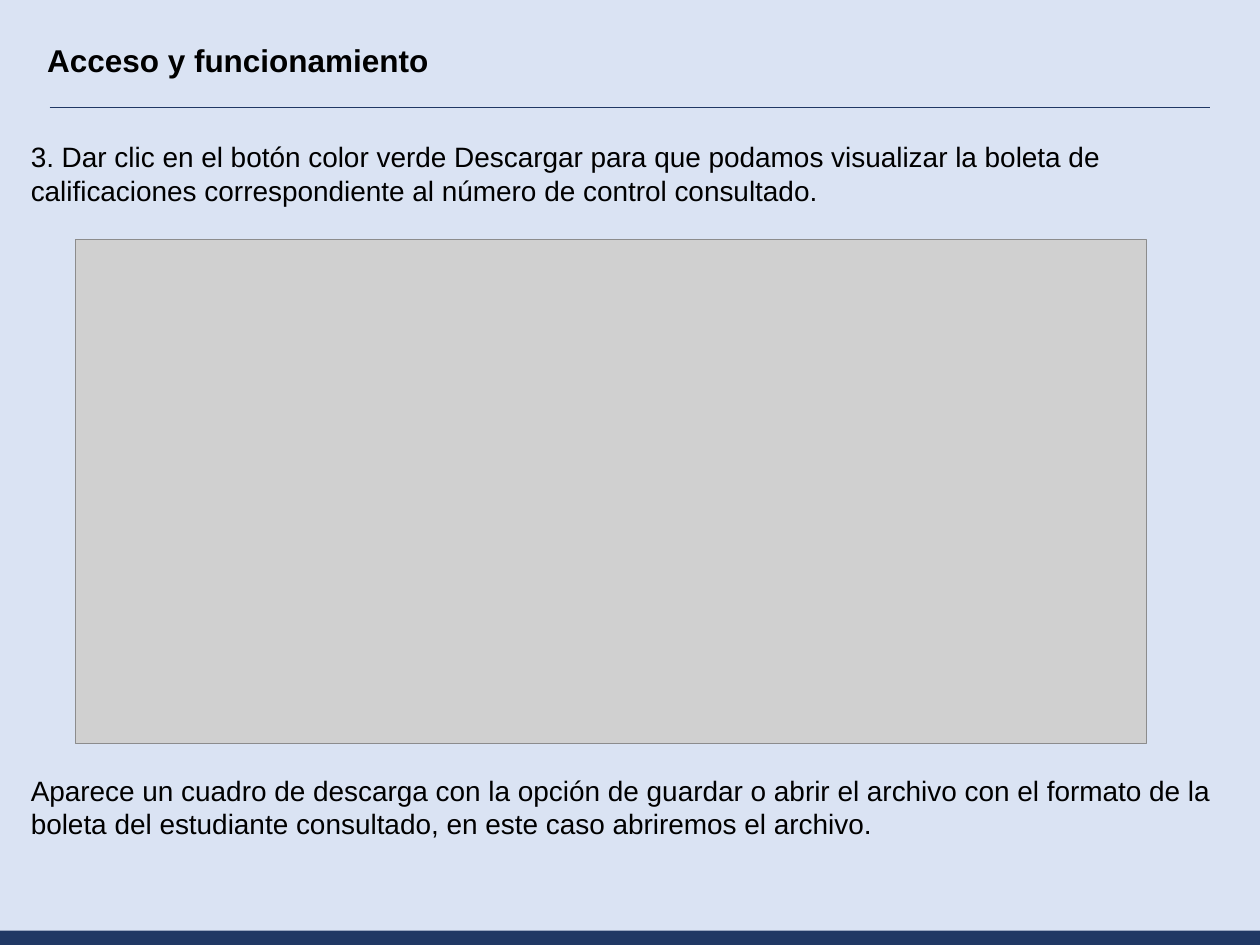
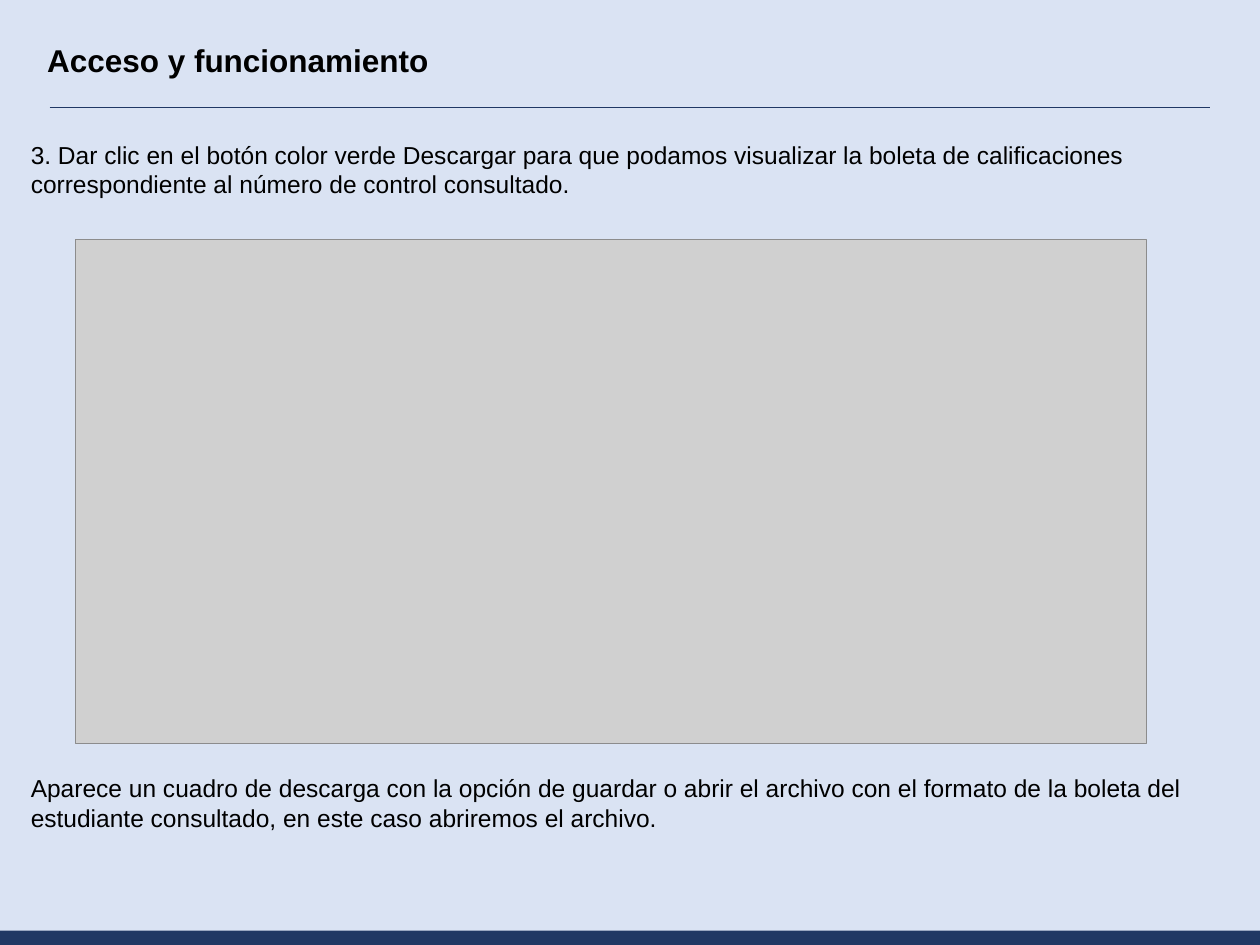
Before and after one commit to jcgalvezocampo1985/ith, a slide deck: slide 19 of web/Configuracion.pptx. Drawn at 1260x945 pixels with LibreOffice and Linux fonts; fonts in the diff are those of the drawing; grey boxes stand for pictures. Boxes give left, top, right and bottom in pixels: in the first picture for what was removed or moved away, otherwise in the second. Text is boxed around its words. In the diff, an @@ line names an element or a change of style, - is before the commit and + after.

```diff
--- a/web/Configuracion.pptx
+++ b/web/Configuracion.pptx
@@ text "3. Dar clic en el ..." at bbox=[31, 146, 1123, 198]: size 16 to 14 pt @@
@@ text "Aparece un cuadro de descarga ..." at bbox=[31, 779, 1180, 830]: size 16 to 14 pt @@
```
Also in this commit, not shown: 11 other slides changed, 2 other files.
